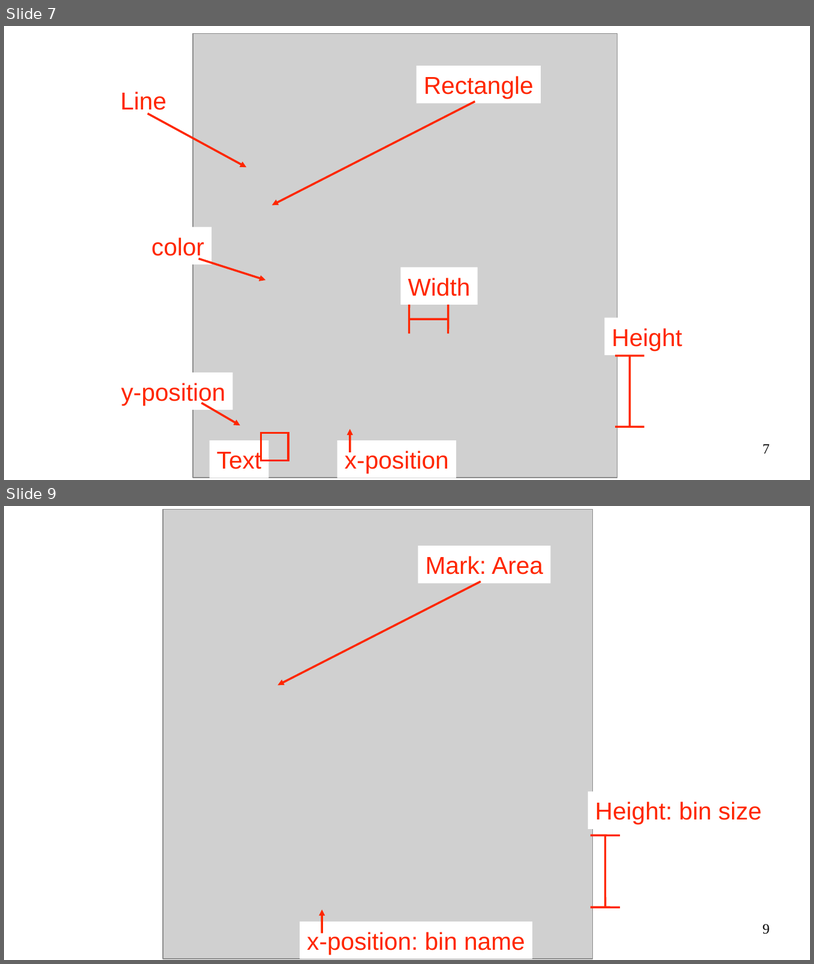
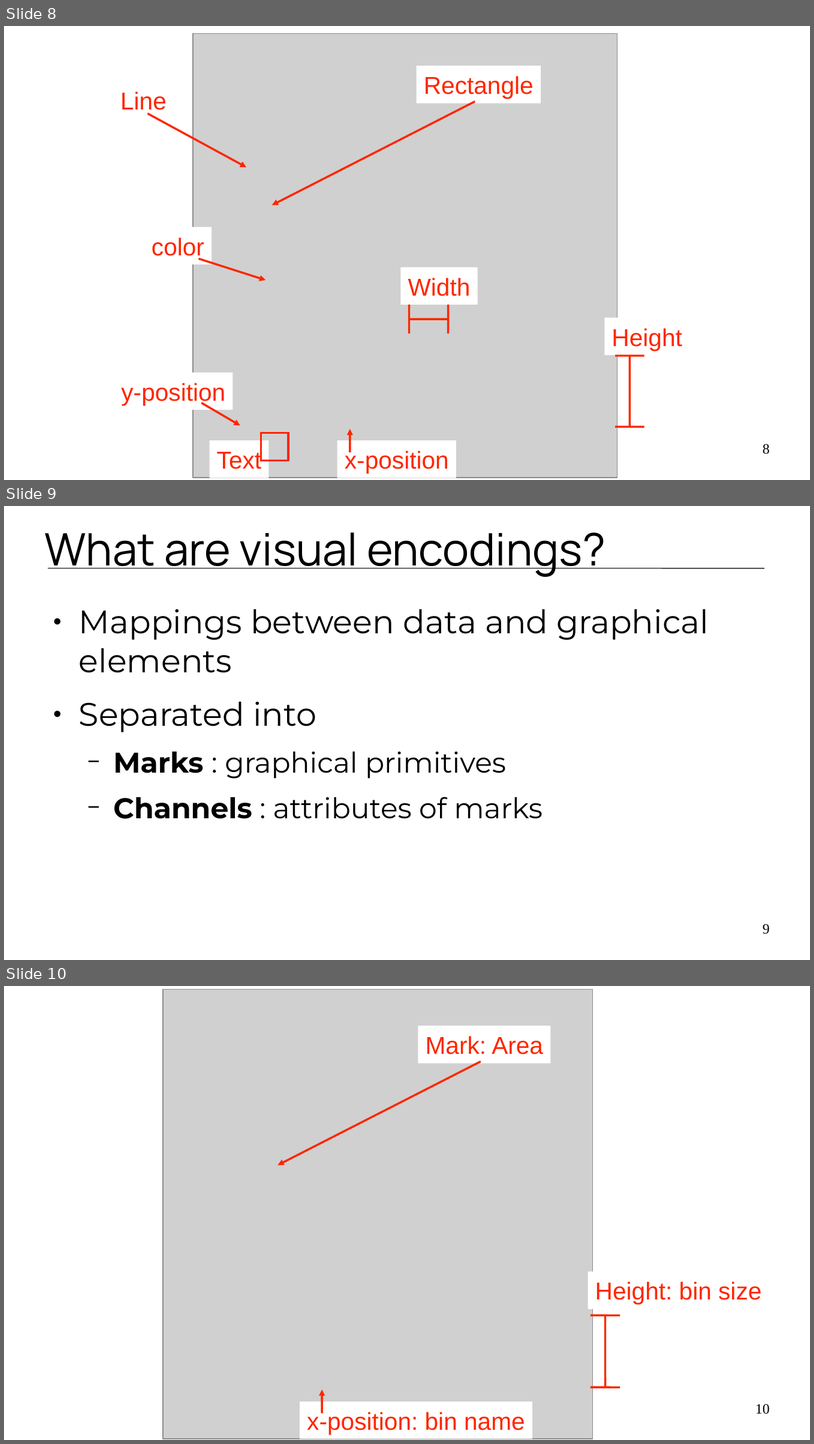
Before and after one commit to SwanseaU-TTW/CSC337_CSCM37, a slide deck: lectures/03_visprocess.odp. Shown one above the other, each under a label of ours: slides 7 and 9 before the commit, slides 8, 9 and 10 after it; the slides between them are not shown. The pictures are 814x964 and 814x1444 pixels, drawn with LibreOffice and Linux fonts; fonts in the diff are those of the drawing; grey boxes stand for pictures. Boxes give left, top, right and bottom in pixels: in the first picture for what was removed or moved away, otherwise in the second. Text is boxed around its words. In the diff, an @@ line names an element or a change of style, - is before the commit and + after.

```diff
--- a/lectures/03_visprocess.odp
+++ b/lectures/03_visprocess.odp
@@ slide 9 added at (4, 506, 810, 960), background #FFFFFF @@
@@ title added at (44, 532, 606, 577), 44 pt, text #000000 @@
+What are visual encodings?
@@ line added from (48, 568) to (765, 568), #333333 0.99 pt @@
@@ text added at (79, 609, 709, 819), 32 pt, text #000000 @@
+● Mappings between data and graphical elements
+● Separated into
+  − Marks : graphical primitives
+  − Channels : attributes of marks
@@ page number added at (763, 924, 770, 934), 14 pt, text #000000 @@
+9
@@ what was slide 7 is now slide 8 @@
@@ page number at (763, 444, 770, 454): text changed @@
-7
+8
@@ what was slide 9 is now slide 10 @@
@@ page number at (756, 1404, 770, 1414): text changed @@
-9
+10
```
Also in this commit, not shown: 1 slide changed.
